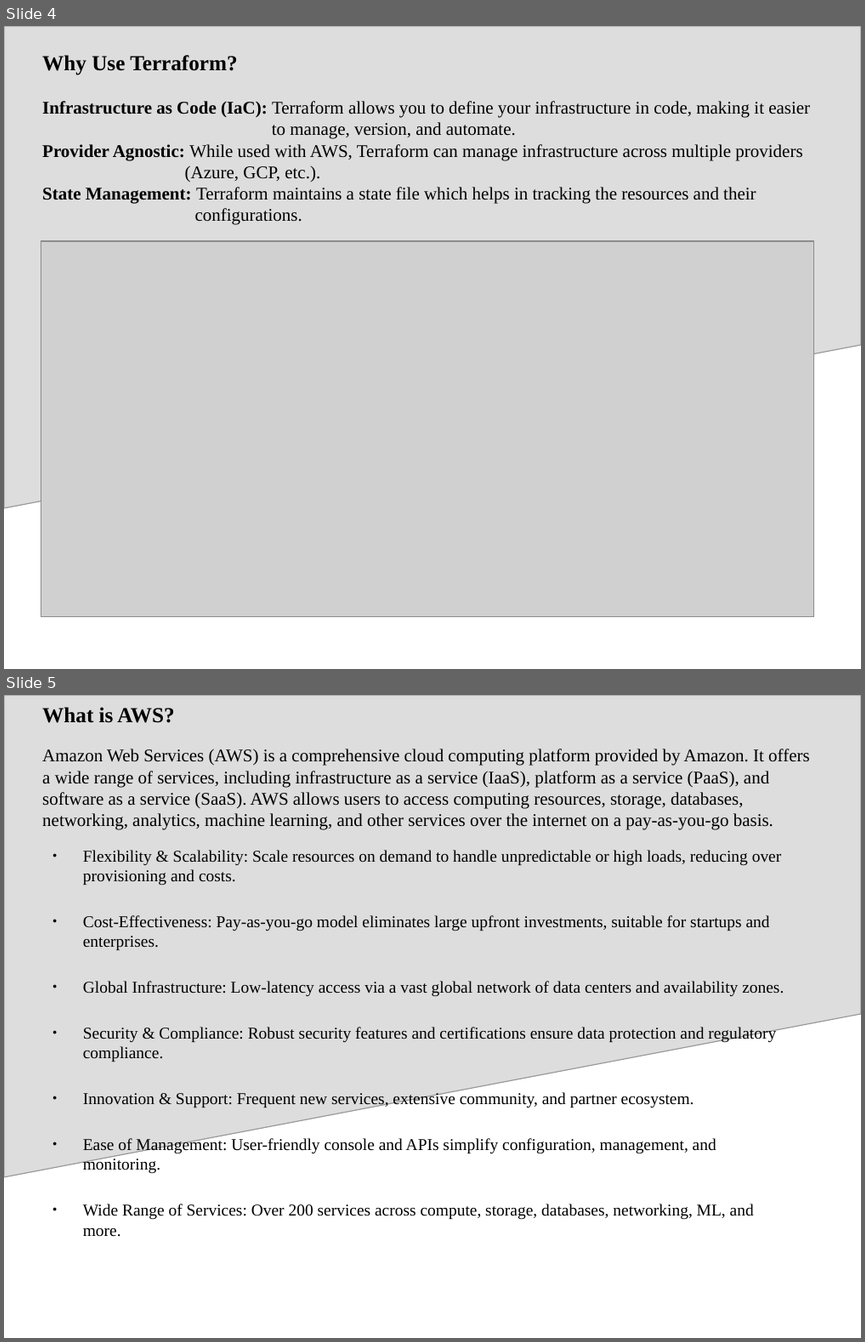
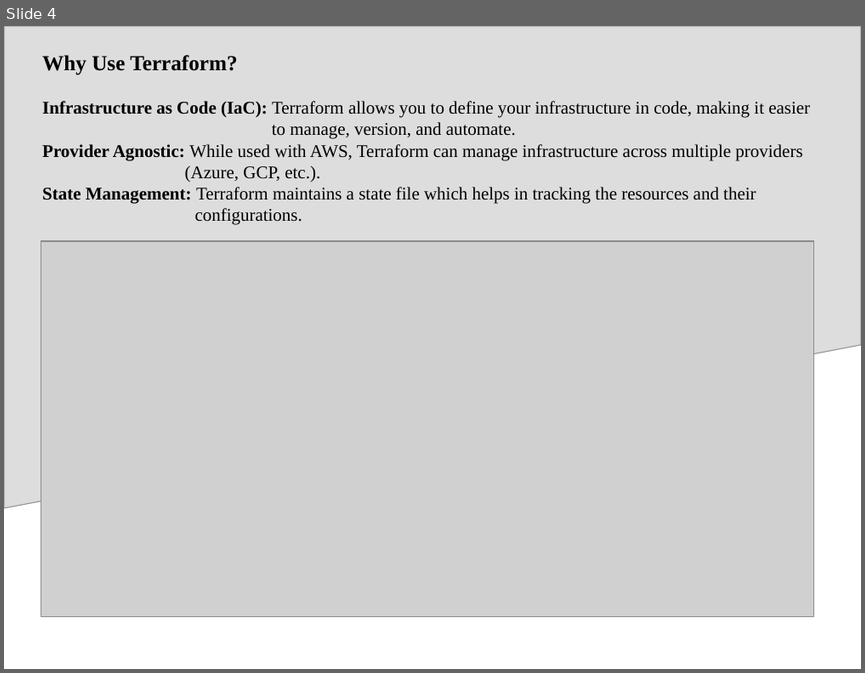
Before and after one commit to cdnanshulgautam/terraform-poc, a slide deck: Terraform_aws.pptx. Shown one above the other, each under a label of ours: slides 4 and 5 before the commit, slide 4 after it. The pictures are 865x1342 and 865x673 pixels, drawn with LibreOffice and Linux fonts; fonts in the diff are those of the drawing; grey boxes stand for pictures. Boxes give left, top, right and bottom in pixels: in the first picture for what was removed or moved away, otherwise in the second. Text is boxed around its words. In the diff, an @@ line names an element or a change of style, - is before the commit and + after.

```diff
--- a/Terraform_aws.pptx
+++ b/Terraform_aws.pptx
@@ slide 5 removed at box(4, 695, 861, 1338), background #FFFFFF; not listed: 1 template element that a slide beside it also shows @@
@@ title removed at box(42, 707, 810, 830) @@
-What is AWS?
-Amazon Web Services (AWS) is a comprehensive cloud computing platform provided by Amazon. It offers a wide range of services, including infrastructure as a service (IaaS), platform as a service (PaaS), and software as a service (SaaS). AWS allows users to access computing resources, storage, databases, networking, analytics, machine learning, and other services over the internet on a pay-as-you-go basis.
@@ text removed at box(83, 850, 783, 1219) @@
-● Flexibility & Scalability: Scale resources on demand to handle unpredictable or high loads, reducing over provisioning and costs.
-● Cost-Effectiveness: Pay-as-you-go model eliminates large upfront investments, suitable for startups and enterprises.
-● Global Infrastructure: Low-latency access via a vast global network of data centers and availability zones.
-● Security & Compliance: Robust security features and certifications ensure data protection and regulatory compliance.
-● Innovation & Support: Frequent new services, extensive community, and partner ecosystem.
-● Ease of Management: User-friendly console and APIs simplify configuration, management, and monitoring.
-● Wide Range of Services: Over 200 services across compute, storage, databases, networking, ML, and more.
```
Also in this commit, not shown: 4 slides changed, 1 slide added, 4 other slides removed.
